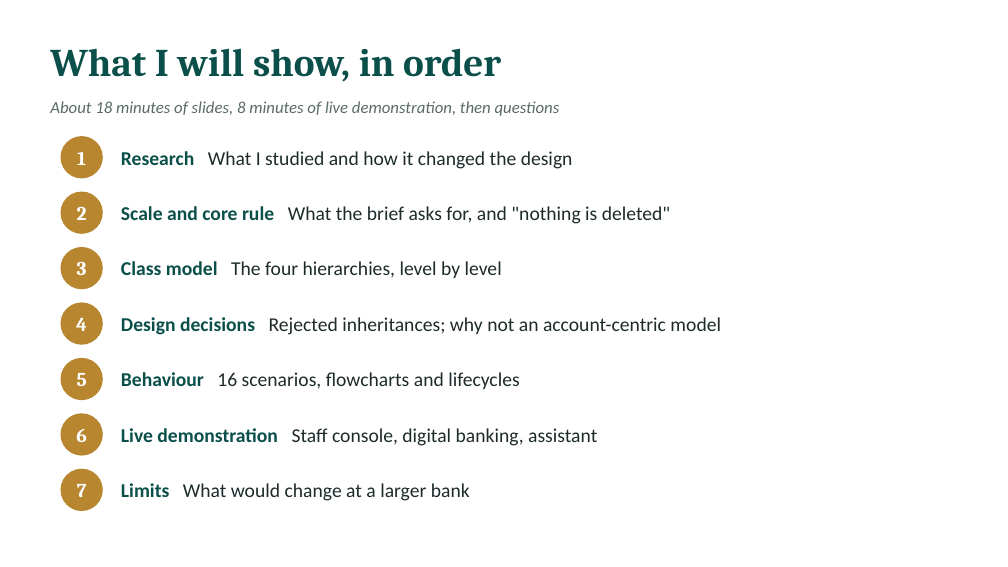
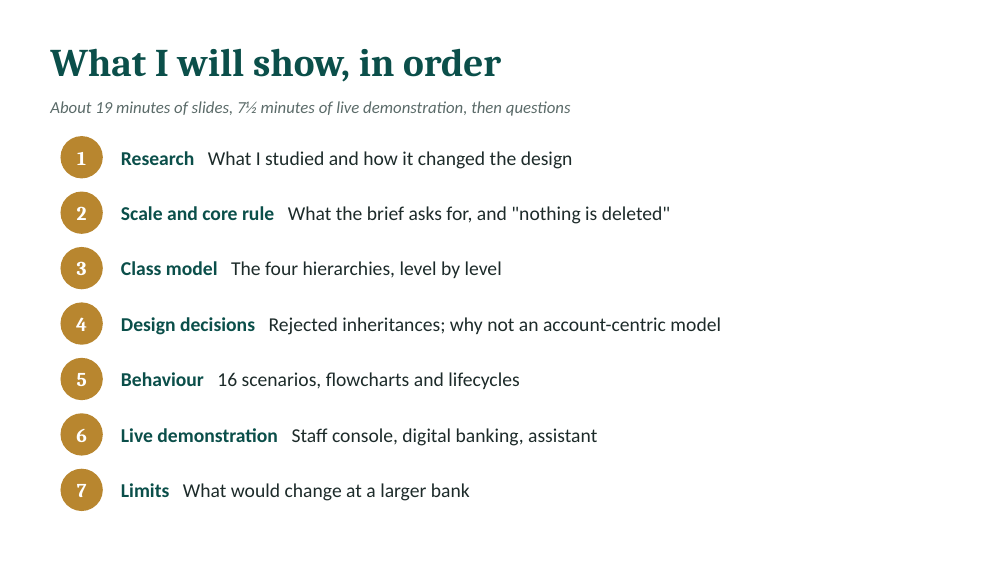
Before and after one commit to l255668-hash/commercial-banking, a slide deck: slide 2 of docs/Viva_Presentation.pptx. Drawn at 1008x567 pixels with LibreOffice and Linux fonts; fonts in the diff are those of the drawing. Boxes give left, top, right and bottom in pixels: in the first picture for what was removed or moved away, otherwise in the second. Text is boxed around its words. In the diff, an @@ line names an element or a change of style, - is before the commit and + after.

```diff
--- a/docs/Viva_Presentation.pptx
+++ b/docs/Viva_Presentation.pptx
@@ text at (50,101,571,116): text changed @@
-About 18 minutes of slides, 8 minutes of live demonstration, then questions
+About 19 minutes of slides, 7½ minutes of live demonstration, then questions
```
Also in this commit, not shown: 5 other slides changed, 1 slide added, 18 other files.
